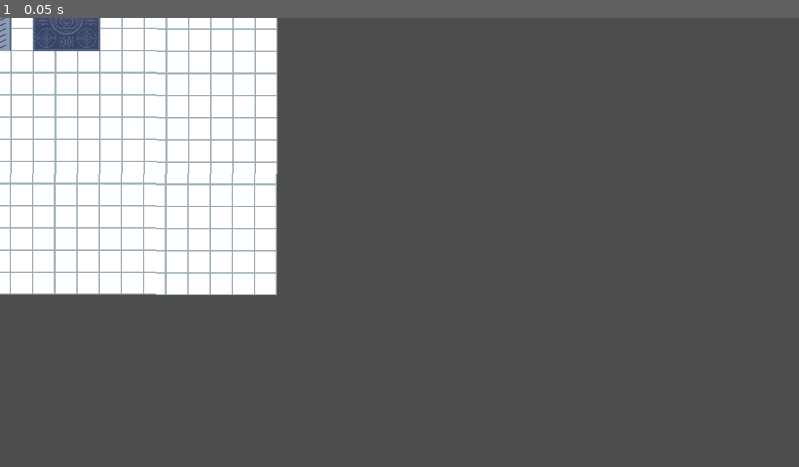
Above: before the commit, frame 1.
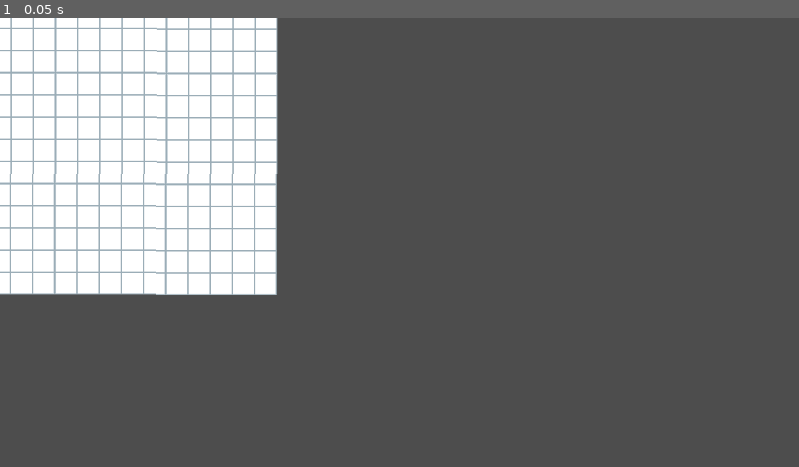
Above: after the commit, the same moment.

Repository: JeroenoBoy/Uncraft
Game: Godot game, scene res://Scenes/Game.tscn
Same seed, same stepped clock (60 frames per second), same inputs: the game is played once before the commit and once after it. The project has no main scene, so this scene is started directly.
Inputs:
- Up to frame 1 (0.05 s): no input

The runs differ from the first frame. In frame 1, 0.7% of the frame differs, in the area x 0-13%, y 0-8%.

Commit message:
UI stuff

Diff:
--- /dev/null
+++ b/Assets/Sprites/Icons/ConveyorIcon.tres
@@ -0,0 +1,7 @@
+[gd_resource type="AtlasTexture" load_steps=2 format=3 uid="uid://bxfas563byeto"]
+
+[ext_resource type="Texture2D" uid="uid://b3sbdkusdbfji" path="res://Assets/Sprites/conveyor.png" id="1_xs88o"]
+
+[resource]
+atlas = ExtResource("1_xs88o")
+region = Rect2(32, 0, 32, 32)
--- /dev/null
+++ b/Resources/Factory/Belts/Conveyor.tres
@@ -0,0 +1,11 @@
+[gd_resource type="Resource" script_class="PlaceableItem" load_steps=4 format=3 uid="uid://c25bm4xykamxc"]
+
+[ext_resource type="Script" path="res://Scripts/Factory/PlacableItem.gd" id="1_a714l"]
+[ext_resource type="PackedScene" uid="uid://8wkeopwsjlp0" path="res://Scenes/Objects/Factories/Buildings/Conveyor.tscn" id="1_yhj5q"]
+[ext_resource type="Texture2D" uid="uid://bxfas563byeto" path="res://Assets/Sprites/Icons/ConveyorIcon.tres" id="3_7sckl"]
+
+[resource]
+script = ExtResource("1_a714l")
+name = "Conveyor"
+sprite = ExtResource("3_7sckl")
+node = ExtResource("1_yhj5q")
--- a/Scenes/Game.tscn
+++ b/Scenes/Game.tscn
@@ -1,48 +1,12 @@
-[gd_scene load_steps=9 format=3 uid="uid://ckobtjtq4elpw"]
+[gd_scene load_steps=2 format=3 uid="uid://ckobtjtq4elpw"]
 
 [ext_resource type="Texture2D" uid="uid://d0nblk48tnynm" path="res://Assets/Sprites/Background.png" id="1_m7xa0"]
-[ext_resource type="Texture2D" uid="uid://b3sbdkusdbfji" path="res://Assets/Sprites/conveyor.png" id="2_t44fi"]
-[ext_resource type="Texture2D" uid="uid://dru55fbegmx1o" path="res://Assets/Sprites/Core.png" id="3_shyhw"]
-
-[sub_resource type="AtlasTexture" id="AtlasTexture_g5tqu"]
-atlas = ExtResource("2_t44fi")
-region = Rect2(0, 0, 32, 32)
-
-[sub_resource type="AtlasTexture" id="AtlasTexture_r7o1e"]
-atlas = ExtResource("2_t44fi")
-region = Rect2(32, 0, 32, 32)
-
-[sub_resource type="AtlasTexture" id="AtlasTexture_ofuwx"]
-atlas = ExtResource("2_t44fi")
-region = Rect2(64, 0, 32, 32)
-
-[sub_resource type="AtlasTexture" id="AtlasTexture_s5r3l"]
-atlas = ExtResource("2_t44fi")
-region = Rect2(96, 0, 32, 32)
-
-[sub_resource type="SpriteFrames" id="SpriteFrames_88rw4"]
-animations = [{
-"frames": [{
-"duration": 1.0,
-"texture": SubResource("AtlasTexture_g5tqu")
-}, {
-"duration": 1.0,
-"texture": SubResource("AtlasTexture_r7o1e")
-}, {
-"duration": 1.0,
-"texture": SubResource("AtlasTexture_ofuwx")
-}, {
-"duration": 1.0,
-"texture": SubResource("AtlasTexture_s5r3l")
-}],
-"loop": true,
-"name": &"default",
-"speed": 10.0
-}]
 
 [node name="Game" type="Node2D"]
 
-[node name="Background" type="Polygon2D" parent="."]
+[node name="Environment" type="Node" parent="."]
+
+[node name="Background" type="Polygon2D" parent="Environment"]
 texture_filter = 1
 texture_repeat = 2
 position = Vector2(0, -1)
@@ -53,17 +17,3 @@
 texture_scale = Vector2(5, 5)
 polygon = PackedVector2Array(-80, 80, -80, -80, 80, -80, 80, 80)
 polygons = [PackedInt32Array(0, 1, 2, 3)]
-
-[node name="AnimatedSprite2D2" type="AnimatedSprite2D" parent="."]
-position = Vector2(0, 31)
-sprite_frames = SubResource("SpriteFrames_88rw4")
-frame_progress = 0.39746
-
-[node name="AnimatedSprite2D" type="AnimatedSprite2D" parent="."]
-position = Vector2(0, -1)
-sprite_frames = SubResource("SpriteFrames_88rw4")
-frame_progress = 0.123411
-
-[node name="Core" type="Sprite2D" parent="."]
-position = Vector2(96, 0)
-texture = ExtResource("3_shyhw")
--- /dev/null
+++ b/Scenes/Objects/Factories/Buildings/Conveyor.tscn
@@ -0,0 +1,56 @@
+[gd_scene load_steps=10 format=3 uid="uid://8wkeopwsjlp0"]
+
+[ext_resource type="Script" path="res://Scripts/Grid/GridNode.gd" id="1_fm2hb"]
+[ext_resource type="Texture2D" uid="uid://b3sbdkusdbfji" path="res://Assets/Sprites/conveyor.png" id="2_e0itx"]
+[ext_resource type="Script" path="res://Scripts/Factory/Conveyor.gd" id="3_gjdpt"]
+[ext_resource type="Script" path="res://Scripts/Items/Inventory.gd" id="4_ec5i8"]
+
+[sub_resource type="AtlasTexture" id="AtlasTexture_ln6ho"]
+atlas = ExtResource("2_e0itx")
+region = Rect2(0, 0, 32, 32)
+
+[sub_resource type="AtlasTexture" id="AtlasTexture_wxq31"]
+atlas = ExtResource("2_e0itx")
+region = Rect2(32, 0, 32, 32)
+
+[sub_resource type="AtlasTexture" id="AtlasTexture_mwiku"]
+atlas = ExtResource("2_e0itx")
+region = Rect2(64, 0, 32, 32)
+
+[sub_resource type="AtlasTexture" id="AtlasTexture_fbfx8"]
+atlas = ExtResource("2_e0itx")
+region = Rect2(96, 0, 32, 32)
+
+[sub_resource type="SpriteFrames" id="SpriteFrames_y13bi"]
+animations = [{
+"frames": [{
+"duration": 1.0,
+"texture": SubResource("AtlasTexture_ln6ho")
+}, {
+"duration": 1.0,
+"texture": SubResource("AtlasTexture_wxq31")
+}, {
+"duration": 1.0,
+"texture": SubResource("AtlasTexture_mwiku")
+}, {
+"duration": 1.0,
+"texture": SubResource("AtlasTexture_fbfx8")
+}],
+"loop": true,
+"name": &"default",
+"speed": 10.0
+}]
+
+[node name="Conveyor" type="Node2D"]
+script = ExtResource("1_fm2hb")
+
+[node name="AnimatedSprite2D" type="AnimatedSprite2D" parent="."]
+sprite_frames = SubResource("SpriteFrames_y13bi")
+autoplay = "default"
+
+[node name="Conveyor" type="Node2D" parent="."]
+script = ExtResource("3_gjdpt")
+
+[node name="Inventory" type="Node2D" parent="Conveyor"]
+script = ExtResource("4_ec5i8")
+max_items = 1
--- /dev/null
+++ b/Scenes/UI/ItemSelector/Item.tscn
@@ -0,0 +1,51 @@
+[gd_scene load_steps=3 format=3 uid="uid://dd5rseck46xn5"]
+
+[ext_resource type="Script" path="res://Scripts/UI/ItemSelector/SelectableItem.gd" id="1_682fy"]
+[ext_resource type="Texture2D" uid="uid://bxfas563byeto" path="res://Assets/Sprites/Icons/ConveyorIcon.tres" id="2_v8y7t"]
+
+[node name="Item" type="Button"]
+custom_minimum_size = Vector2(96, 96)
+script = ExtResource("1_682fy")
+
+[node name="MarginContainer" type="MarginContainer" parent="."]
+layout_mode = 1
+anchors_preset = 15
+anchor_right = 1.0
+anchor_bottom = 1.0
+grow_horizontal = 2
+grow_vertical = 2
+theme_override_constants/margin_left = 8
+theme_override_constants/margin_top = 8
+theme_override_constants/margin_right = 8
+theme_override_constants/margin_bottom = 8
+
+[node name="Control" type="Control" parent="MarginContainer"]
+layout_mode = 2
+mouse_filter = 1
+
+[node name="Image" type="TextureRect" parent="MarginContainer/Control"]
+layout_mode = 1
+anchors_preset = 15
+anchor_right = 1.0
+anchor_bottom = 1.0
+grow_horizontal = 2
+grow_vertical = 2
+texture = ExtResource("2_v8y7t")
+expand_mode = 1
+
+[node name="Label" type="Label" parent="MarginContainer/Control"]
+layout_mode = 1
+anchors_preset = 12
+anchor_top = 1.0
+anchor_right = 1.0
+anchor_bottom = 1.0
+offset_left = 3.0
+offset_top = -23.0
+offset_right = -3.0
+offset_bottom = -1.0
+grow_horizontal = 2
+grow_vertical = 0
+mouse_filter = 1
+theme_override_font_sizes/font_size = 12
+text = "Conveyor"
+vertical_alignment = 2
--- /dev/null
+++ b/Scenes/UI/ItemSelector/ItemCategory.tscn
@@ -0,0 +1,19 @@
+[gd_scene load_steps=3 format=3 uid="uid://h8kqh0e28670"]
+
+[ext_resource type="Script" path="res://Scripts/UI/ItemSelector/ItemSelectorCategory.gd" id="1_def66"]
+[ext_resource type="PackedScene" uid="uid://dd5rseck46xn5" path="res://Scenes/UI/ItemSelector/Item.tscn" id="2_0rlug"]
+
+[node name="Belts" type="MarginContainer" node_paths=PackedStringArray("container")]
+visible = false
+theme_override_constants/margin_left = 8
+theme_override_constants/margin_top = 8
+theme_override_constants/margin_right = 8
+theme_override_constants/margin_bottom = 8
+script = ExtResource("1_def66")
+selectableItemScene = ExtResource("2_0rlug")
+container = NodePath("HBox")
+metadata/_tab_index = 0
+
+[node name="HBox" type="HBoxContainer" parent="."]
+layout_mode = 2
+theme_override_constants/separation = 8
--- /dev/null
+++ b/Scenes/UI/UI.tscn
@@ -0,0 +1,40 @@
+[gd_scene load_steps=2 format=3 uid="uid://brov1ybjs5gc1"]
+
+[ext_resource type="PackedScene" uid="uid://h8kqh0e28670" path="res://Scenes/UI/ItemSelector/ItemCategory.tscn" id="1_2y7o7"]
+
+[node name="UI" type="Control"]
+layout_mode = 3
+anchors_preset = 15
+anchor_right = 1.0
+anchor_bottom = 1.0
+grow_horizontal = 2
+grow_vertical = 2
+
+[node name="ItemSelector" type="Panel" parent="."]
+custom_minimum_size = Vector2(0, 150)
+layout_mode = 1
+anchors_preset = 12
+anchor_top = 1.0
+anchor_right = 1.0
+anchor_bottom = 1.0
+grow_horizontal = 2
+grow_vertical = 0
+
+[node name="TabContainer" type="TabContainer" parent="ItemSelector"]
+layout_mode = 1
+anchors_preset = 15
+anchor_right = 1.0
+anchor_bottom = 1.0
+grow_horizontal = 2
+grow_vertical = 2
+current_tab = 0
+
+[node name="Belts" parent="ItemSelector/TabContainer" instance=ExtResource("1_2y7o7")]
+visible = true
+layout_mode = 2
+folder = "res://Resources/Factory/Belts"
+
+[node name="Machines" parent="ItemSelector/TabContainer" instance=ExtResource("1_2y7o7")]
+layout_mode = 2
+folder = "res://Resources/Factory/Machines"
+metadata/_tab_index = 1
--- /dev/null
+++ b/Scripts/Factory/PlacableItem.gd
@@ -0,0 +1,6 @@
+class_name PlaceableItem
+extends Resource
+
+@export var name: String
+@export var sprite: Texture2D
+@export var node: PackedScene
--- a/Scripts/Game/GamePlayingState.gd
+++ /dev/null
@@ -1,10 +0,0 @@
-extends State
-
-func _on_activate():
-	pass
-
-func _on_deactivate():
-	pass
-
-func _update(delta: float):
-	pass
--- a/Scripts/Game/GameInitState.gd
+++ b/Scripts/GameState/Game/GameInitState.gd
@@ -1,6 +1,6 @@
 extends State
 
-func _on_activate():
+func _on_activate(state_data: Dictionary):
 	pass
 
 func _on_deactivate():
--- /dev/null
+++ b/Scripts/GameState/Game/GamePlayingState.gd
@@ -0,0 +1,7 @@
+extends State
+
+func _on_activate(state_data: Dictionary):
+	pass
+
+func _on_deactivate():
+	pass
--- /dev/null
+++ b/Scripts/GameState/Game/GameStateMachine.gd
@@ -0,0 +1,5 @@
+class_name GameStateMachine
+extends StateMachine
+
+func _on_activate(state_data: Dictionary):
+	change_state("Default")
--- a/Scripts/Game/GameStateMachine.gd
+++ b/Scripts/GameState/MainStateMachine.gd
@@ -1,6 +1,4 @@
-class_name GameStateMachine
 extends StateMachine
 
 func _ready() -> void:
 	super._ready()
-	change_state("init")
--- a/Scripts/StateMachine/State.gd
+++ b/Scripts/StateMachine/State.gd
@@ -4,21 +4,10 @@
 var state_machine: StateMachine
 var is_active_state = false
 
-func _ready() -> void:
-	var parent = get_parent()
-	if self is StateMachine && parent is not StateMachine:
-		return
-
-	if parent is not StateMachine:
-		push_error("Parent of state was not a statemachine")
-		return
-
-	state_machine = parent as StateMachine
-
 func _update(_delta: float):
 	pass
 
-func _on_activate():
+func _on_activate(state_data: Dictionary):
 	pass
 
 func _on_deactivate():
--- a/Scripts/StateMachine/StateMachine.gd
+++ b/Scripts/StateMachine/StateMachine.gd
@@ -2,22 +2,23 @@
 extends State
 
 var current_state: State
-var _states: Array[State] = []
 
-func change_state(state_path: String):
+
+func change_state(state_path: String, state_data: Dictionary = {}):
 	var child = find_child(state_path)
 	if child is not State:
 		push_error("Tried to go to state which is not a state, path="+state_path)
 		return
 
 	var state = child as State
+	state.state_machine = self
 
 	if state.state_machine != self:
 		return
 
 	_deactivate_state(current_state)
 	current_state = state
-	_activate_state(state)
+	_activate_state(state, state_data)
 
 func deactivate():
 	_deactivate_state(current_state)
@@ -27,9 +28,9 @@
 	if current_state != null:
 		current_state._update(delta)
 
-func _activate_state(state: State):
+func _activate_state(state: State, state_data: Dictionary):
 	state.is_active_state = true
-	state._on_activate()
+	state._on_activate(state_data)
 
 func _deactivate_state(state: State):
 	if state == null:
--- /dev/null
+++ b/Scripts/UI/ItemSelector/ItemSelectorCategory.gd
@@ -0,0 +1,22 @@
+class_name ItemSelectorCategory
+extends Control
+
+@export var folder = "res://Resources/Factory"
+@export var selectableItemScene: PackedScene
+@export var container: Control
+
+func _ready() -> void:
+	var access = DirAccess.open(folder)
+	if !access.dir_exists(folder):
+		push_error("Directory '"+folder+"' does not exist")
+		return
+
+	for file in access.get_files():
+		var resource = ResourceLoader.load(folder + "/" + file)
+		if resource is not PlaceableItem:
+			continue
+
+		var item = resource as PlaceableItem
+		var selectableItem = selectableItemScene.instantiate() as SelectableItem
+		container.add_child(selectableItem)
+		selectableItem.set_item(item)
--- /dev/null
+++ b/Scripts/UI/ItemSelector/SelectableItem.gd
@@ -0,0 +1,12 @@
+class_name SelectableItem
+extends Button
+
+@onready var image: TextureRect = find_child("Image", true)
+@onready var nameContainer: Label = find_child("Label", true)
+
+var item: PlaceableItem
+
+func set_item(item: PlaceableItem):
+	image.texture = item.sprite
+	nameContainer.text = item.name
+	self.item = item
Binary file changed: Assets/Sprites/Ports.png
Binary file changed: Assets/Sprites/conveyor.png
Empty file added: Scripts/UI/ItemSelector/ItemSelector.gd
